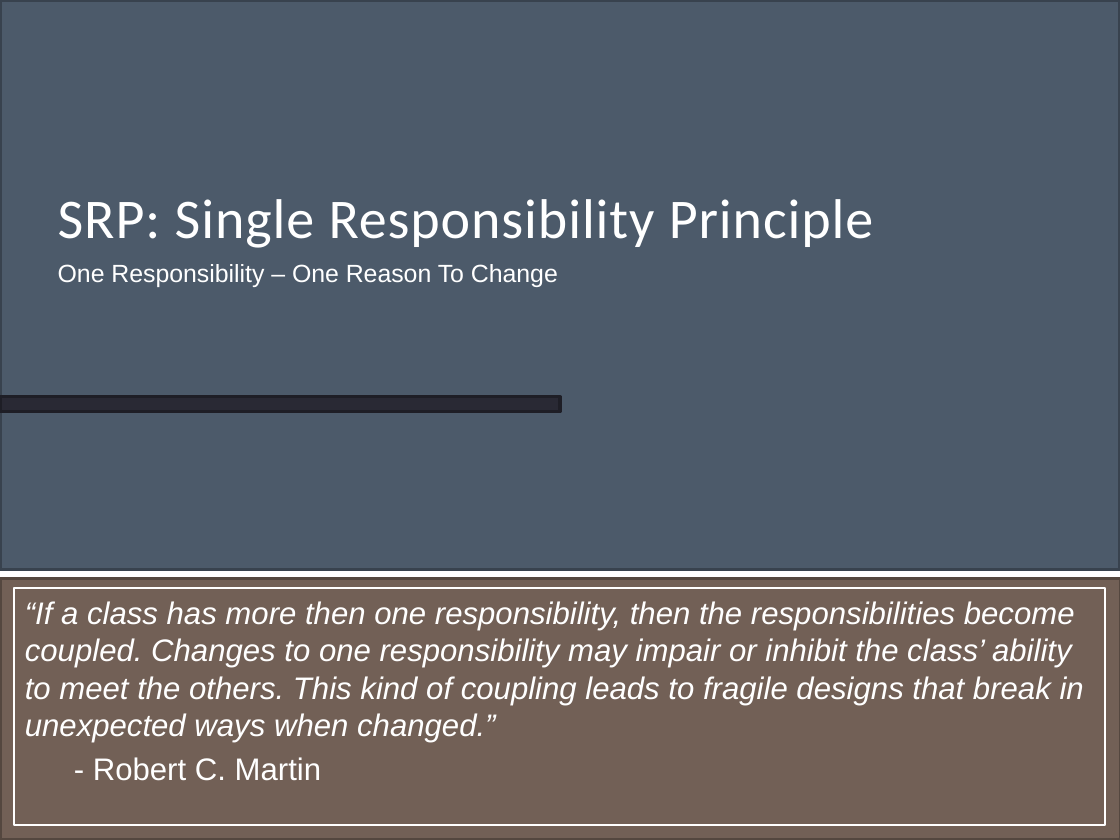
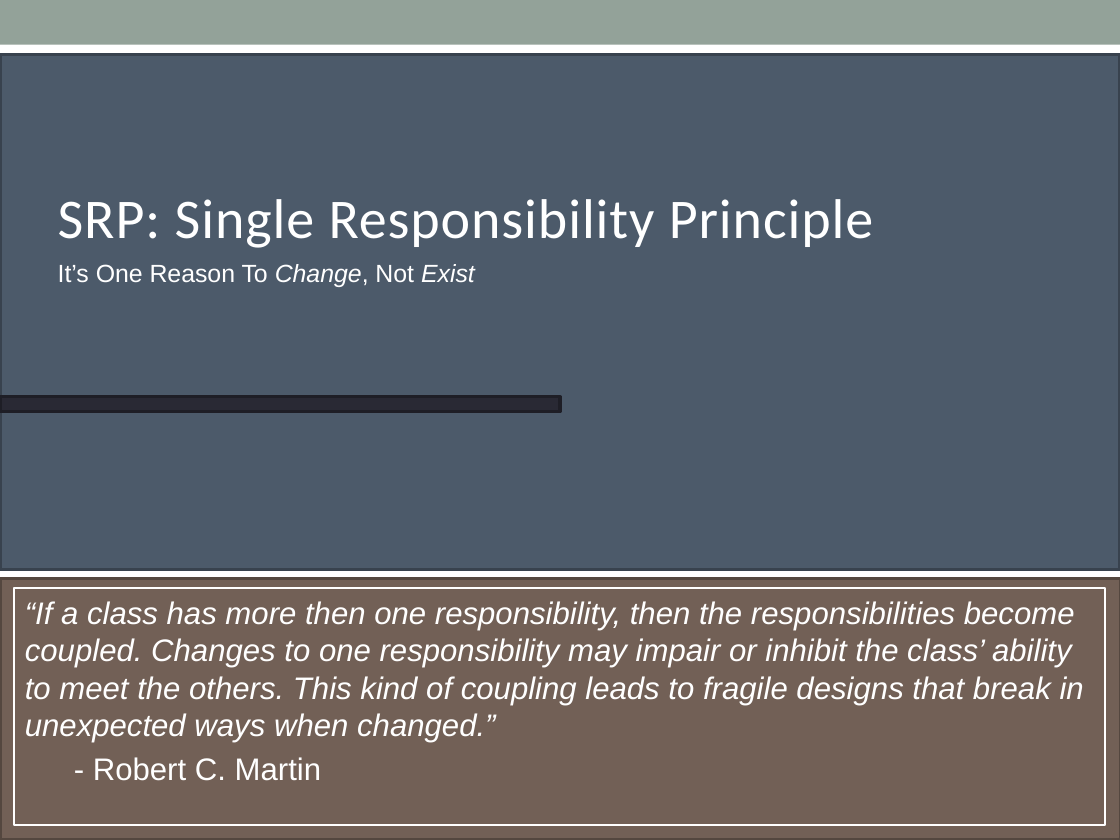
Before and after one commit to mxriverlynn/presentations-and-training, a slide deck: slide 8 of SOLID Principles - Step By Step Code/SOLID Principles Presentation.pptx (slide 7 before the commit). Drawn at 1120x840 pixels with LibreOffice and Linux fonts; fonts in the diff are those of the drawing. Boxes give left, top, right and bottom in pixels: in the first picture for what was removed or moved away, otherwise in the second. Text is boxed around its words. In the diff, an @@ line names an element or a change of style, - is before the commit and + after.

```diff
--- a/SOLID Principles - Step By Step Code/SOLID Principles Presentation.pptx
+++ b/SOLID Principles - Step By Step Code/SOLID Principles Presentation.pptx
@@ rectangle: place and size @@
-rectangle at [0, 0, 1120, 569]
+rectangle at [0, 55, 1120, 570]
@@ text at [58, 264, 475, 287]: text changed @@
-One Responsibility – One Reason To Change
+It’s One Reason To Change, Not Exist
```
Also in this commit, not shown: 7 other slides changed, 1 slide added.
